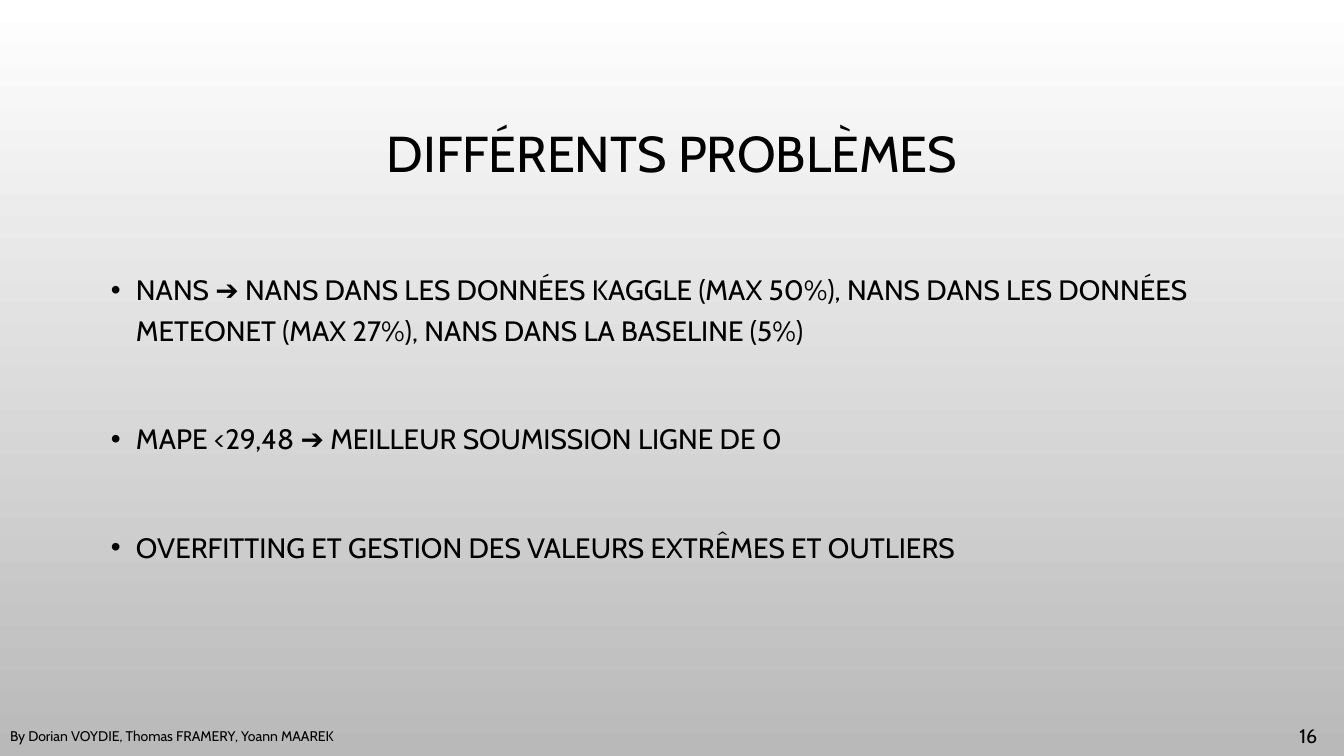
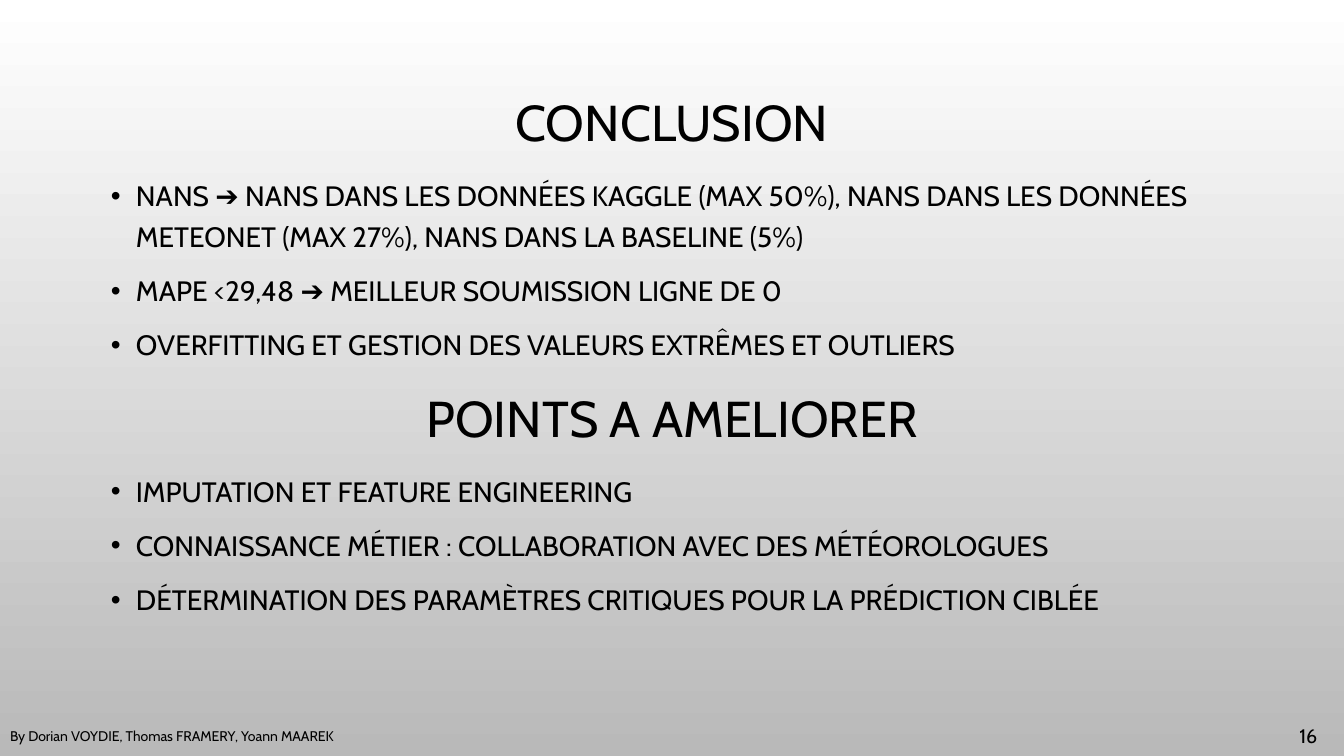
Before and after one commit to DavidBert/DEFI_IA, a slide deck: slide 16 of Presentation.pptx. Drawn at 1344x756 pixels with LibreOffice and Linux fonts; fonts in the diff are those of the drawing; background and template pictures are left out. Boxes give left, top, right and bottom in pixels: in the first picture for what was removed or moved away, otherwise in the second. Text is boxed around its words. In the diff, an @@ line names an element or a change of style, - is before the commit and + after.

```diff
--- a/Presentation.pptx
+++ b/Presentation.pptx
@@ title at (516, 105, 829, 142): text changed @@
-DIFFÉRENTS PROBLÈMES
+CONCLUSION
@@ text "NANS ➔ NANS DANS LES ..." rewrapped from (136, 277, 1187, 559) to (136, 183, 1187, 356) @@
@@ text added at (426, 401, 917, 438), 36 pt, text #000000 @@
+POINTS A AMELIORER
@@ text added at (136, 482, 1099, 611), 20 pt, text #000000 @@
+• IMPUTATION ET FEATURE ENGINEERING
+• CONNAISSANCE MÉTIER : COLLABORATION AVEC DES MÉTÉOROLOGUES
+• DÉTERMINATION DES PARAMÈTRES CRITIQUES POUR LA PRÉDICTION CIBLÉE
```
Also in this commit, not shown: 1 other file.
